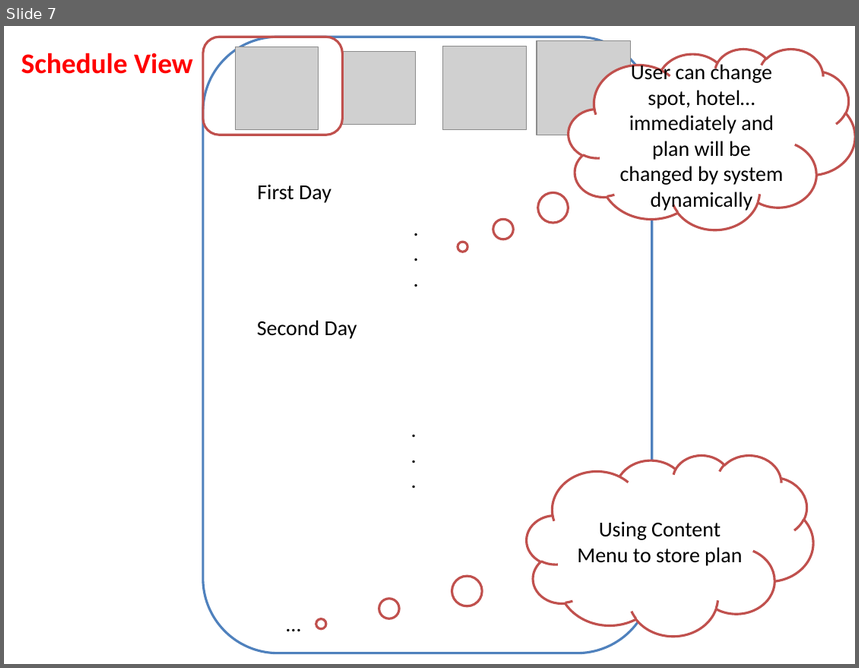
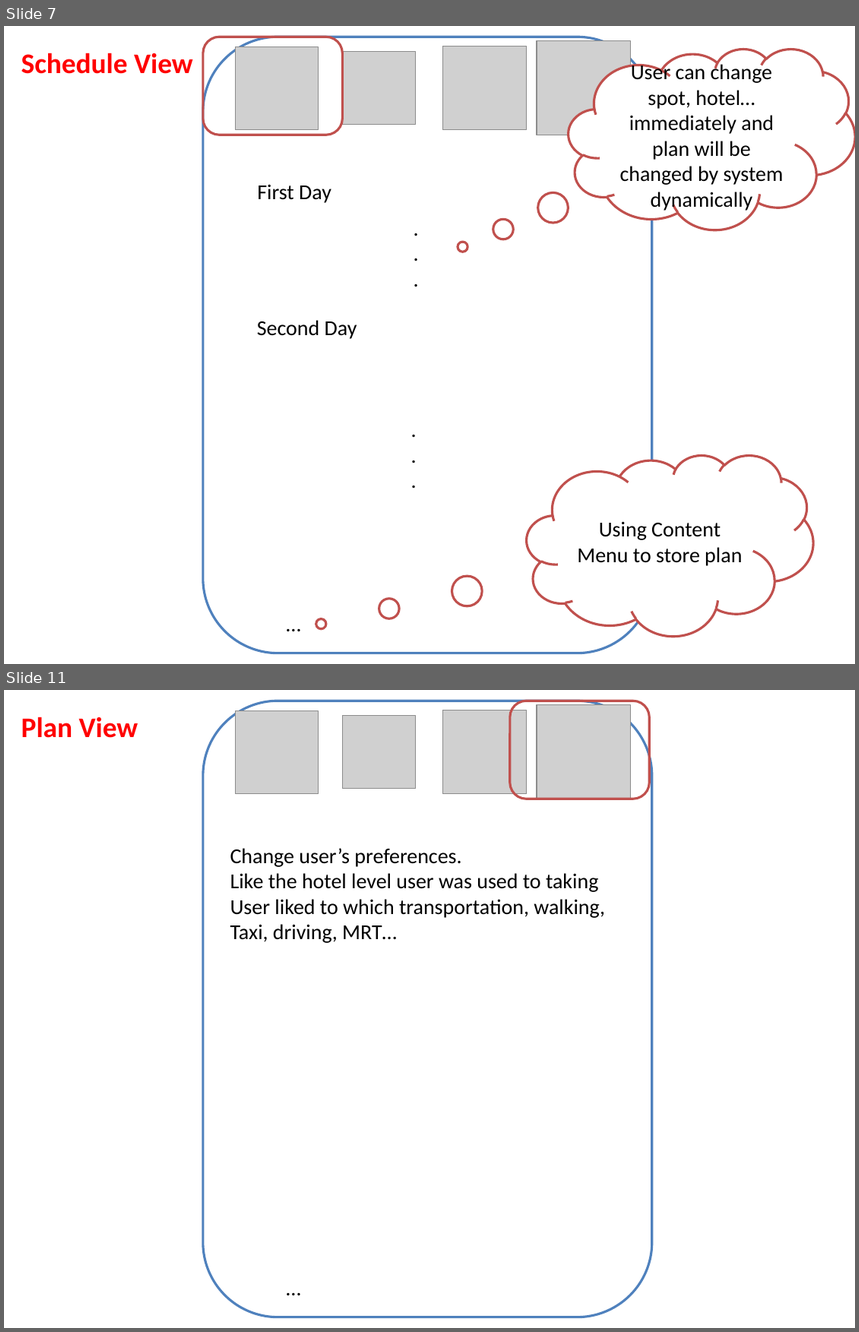
Before and after one commit to samuelhsin/TravelAgent, a slide deck: doc/TAv1.0 UI wireframe.pptx. Shown one above the other, each under a label of ours: slide 7 before the commit, slides 7 and 11 after it; the slides between them are not shown. The pictures are 859x668 and 859x1332 pixels, drawn with LibreOffice and Linux fonts; fonts in the diff are those of the drawing; grey boxes stand for pictures. Boxes give left, top, right and bottom in pixels: in the first picture for what was removed or moved away, otherwise in the second. Text is boxed around its words. In the diff, an @@ line names an element or a change of style, - is before the commit and + after.

```diff
--- a/doc/TAv1.0 UI wireframe.pptx
+++ b/doc/TAv1.0 UI wireframe.pptx
@@ slide 11 added at [4,690,855,1328], background #FFFFFF @@
@@ rounded rectangle added at [203,701,652,1317], fill #FFFFFF, outline #4F81BD 2 pt @@
@@ picture added at [236,711,319,795] @@
@@ picture added at [443,711,527,794] @@
@@ rounded rectangle added at [509,701,649,799], outline #C0504D 2 pt @@
@@ picture added at [537,705,630,799] @@
@@ text added at [21,717,139,738], 24 pt, text #FF0000, bold @@
+Plan View
@@ picture added at [343,716,416,789] @@
@@ text added at [230,848,605,943], 18 pt, text #000000 @@
+Change user’s preferences.
+Like the hotel level user was used to taking
+User liked to which transportation, walking,
+Taxi, driving, MRT…
@@ text added at [278,1271,310,1305], 18 pt, text #000000 @@
+…
```
Also in this commit, not shown: 3 other slides added, 6 other files.
